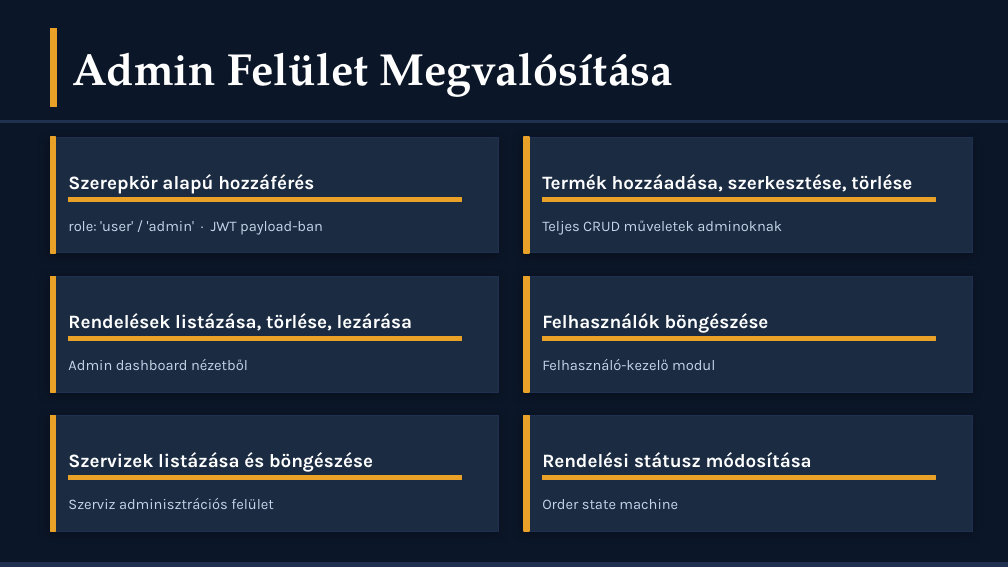
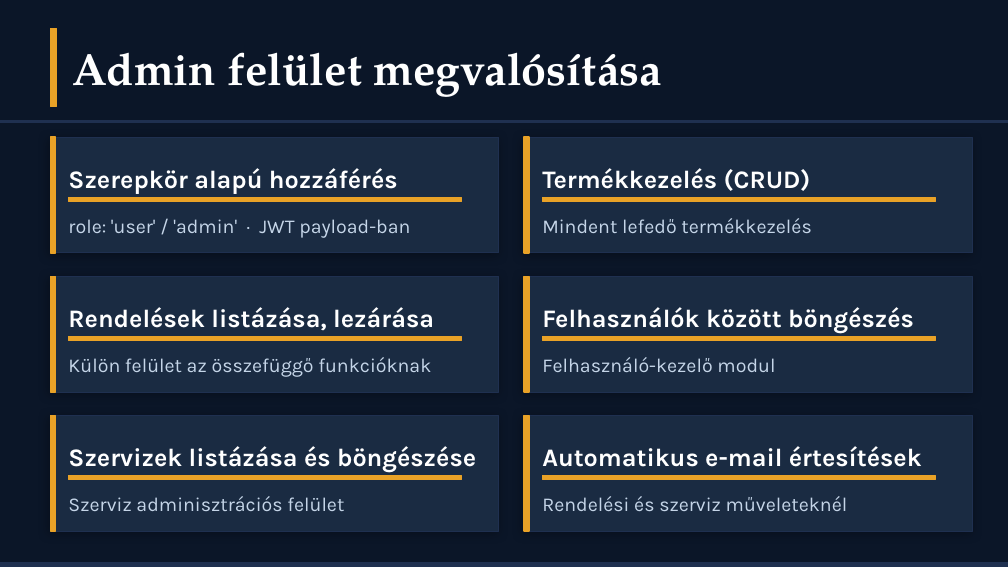
Before and after one commit to hihi-dotcom/CrossCountryBuilds_Webshop, a slide deck: slide 8 of doc/CrossCountryWebshop_Premium (1).pptx. Drawn at 1008x567 pixels with LibreOffice and Linux fonts; fonts in the diff are those of the drawing. Boxes give left, top, right and bottom in pixels: in the first picture for what was removed or moved away, otherwise in the second. Text is boxed around its words. In the diff, an @@ line names an element or a change of style, - is before the commit and + after.

```diff
--- a/doc/CrossCountryWebshop_Premium (1).pptx
+++ b/doc/CrossCountryWebshop_Premium (1).pptx
@@ text at <box>73,52,661,97</box>: text changed @@
-Admin Felület Megvalósítása
+Admin felület megvalósítása
@@ text "Szerepkör alapú hozzáférés" at <box>68,168,398,194</box>: size 13.5 to 18 pt @@
@@ text at <box>542,168,811,191</box>: text changed; size 13.5 to 18 pt @@
-Termék hozzáadása, szerkesztése, törlése
+Termékkezelés (CRUD)
@@ text at <box>542,218,811,233</box>: text changed; size 10.5 to 14 pt @@
-Teljes CRUD műveletek adminoknak
+Mindent lefedő termékkezelés
@@ text at <box>68,307,434,330</box>: text changed; size 13.5 to 18 pt @@
-Rendelések listázása, törlése, lezárása
+Rendelések listázása, lezárása
@@ text at <box>542,307,914,334</box>: text changed; size 13.5 to 18 pt @@
-Felhasználók böngészése
+Felhasználók között böngészés
@@ text at <box>68,357,431,377</box>: text changed; size 10.5 to 14 pt @@
-Admin dashboard nézetből
+Külön felület az összefüggő funkcióknak
@@ text "Szervizek listázása és böngészése" at <box>68,446,476,473</box>: size 13.5 to 18 pt @@
@@ text at <box>542,446,922,467</box>: text changed; size 13.5 to 18 pt @@
-Rendelési státusz módosítása
+Automatikus e-mail értesítések
@@ size 10.5 to 14 pt in 3 elements at <box>68,219,410,238</box>, <box>542,357,775,372</box>, <box>68,496,344,511</box> @@
@@ text at <box>542,496,848,511</box>: text changed; size 10.5 to 14 pt @@
-Order state machine
+Rendelési és szerviz műveleteknél
```
Also in this commit, not shown: 10 other slides changed, 1 slide added, 1 slide removed.
